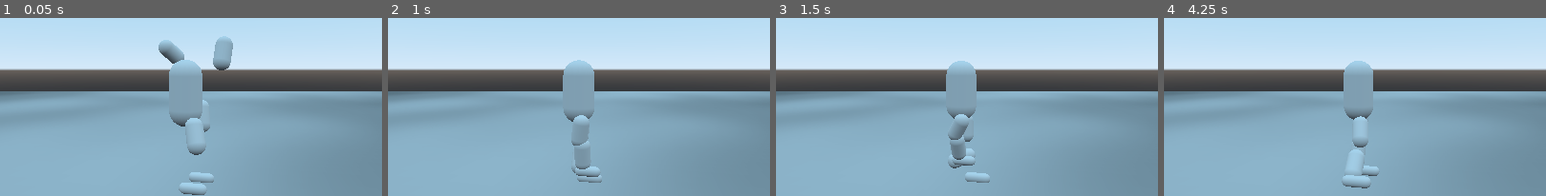
Above: before the commit, frames 1-4 (left to right).
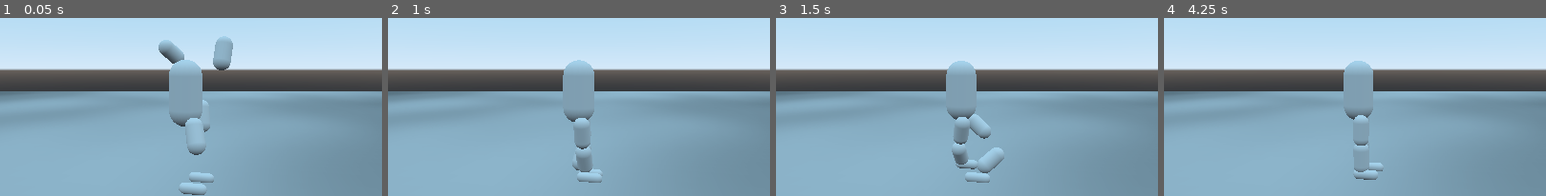
Above: after the commit, the same moments.

Repository: Terkwood/tinker-godot-joint
Game: Godot game, scene res://Main.tscn
The game is run twice, just before and just after one commit, with the same random seed, the same clock (stepped at 60 frames per second) and the same inputs.
Inputs:
- Up to frame 1 (0.05 s): no input
- Up to frame 2 (1 s): hold Right (ui_right) from 0.53 s (still down)
- Up to frame 3 (1.5 s): release Right (ui_right) at 1.28 s; hold Down (ui_down) from 1.28 s (still down)
- Up to frame 4 (4.25 s): release Down (ui_down) at 2.03 s; hold Right (ui_right) 2.03-2.78 s; hold Up (ui_up) 2.78-3.53 s; hold Left (ui_left) from 3.53 s (still down)
The pictures show only the part of the screen within x 26-76%, y 23-73%; the shares and areas given below are measured in that part.

Frame 1 is identical in both runs. In frame 2, 0.8% of the frame differs, in the area x 48-56%, y 54-90%; in frame 3, 1.6%, in the area x 45-60%, y 54-88%; in frame 4, 1.4%.

Commit message:
add layers

Diff:
--- a/Player.gd
+++ b/Player.gd
@@ -58,3 +58,11 @@
 func _handle_foot(body: PhysicsBody):
 	if body == _left_foot or body == _right_foot:
 		_walking.moving_foot = _walking.other_foot()
+
+
+func _on_LeftBoundary_body_entered(body):
+	_handle_foot(body)
+
+
+func _on_RightBoundary_body_entered(body):
+	_handle_foot(body)
--- a/Player.tscn
+++ b/Player.tscn
@@ -54,24 +54,32 @@
 
 [node name="FrontBoundary" type="Area" parent="KinUpperBody"]
 transform = Transform( 1, 0, 0, 0, -1.62921e-07, -1, 0, 1, -1.62921e-07, 0, -5.37544, 2.5 )
+collision_layer = 3
+collision_mask = 3
 
 [node name="CollisionShape" type="CollisionShape" parent="KinUpperBody/FrontBoundary"]
 shape = SubResource( 3 )
 
 [node name="BackBoundary" type="Area" parent="KinUpperBody"]
 transform = Transform( 1, 0, 0, 0, -1.62921e-07, -1, 0, 1, -1.62921e-07, 0, -5.37544, -1.08011 )
+collision_layer = 3
+collision_mask = 3
 
 [node name="CollisionShape" type="CollisionShape" parent="KinUpperBody/BackBoundary"]
 shape = SubResource( 3 )
 
 [node name="LeftBoundary" type="Area" parent="KinUpperBody"]
 transform = Transform( -1.62921e-07, 1, -1.62921e-07, 0, -1.62921e-07, -1, -1, -1.62921e-07, 2.65432e-14, 2.36489, -5.375, 0.694015 )
+collision_layer = 3
+collision_mask = 3
 
 [node name="CollisionShape" type="CollisionShape" parent="KinUpperBody/LeftBoundary"]
 shape = SubResource( 4 )
 
 [node name="RightBoundary" type="Area" parent="KinUpperBody"]
 transform = Transform( -1.62921e-07, 1, -1.62921e-07, 0, -1.62921e-07, -1, -1, -1.62921e-07, 2.65432e-14, -2.36472, -5.375, 0.694 )
+collision_layer = 2
+collision_mask = 2
 
 [node name="CollisionShape" type="CollisionShape" parent="KinUpperBody/RightBoundary"]
 shape = SubResource( 4 )
@@ -177,6 +185,8 @@
 
 [node name="RightFoot" type="KinematicBody" parent="."]
 transform = Transform( 1, 0, 0, 0, 1, 0, 0, 0, 1, 1.11046, 0, 0.734145 )
+collision_layer = 2
+collision_mask = 2
 
 [node name="MeshInstance" type="MeshInstance" parent="RightFoot"]
 mesh = SubResource( 8 )
@@ -190,3 +200,5 @@
 nodes/node_b = NodePath("..")
 [connection signal="body_entered" from="KinUpperBody/FrontBoundary" to="." method="_on_FrontBoundary_body_entered"]
 [connection signal="body_entered" from="KinUpperBody/BackBoundary" to="." method="_on_BackBoundary_body_entered"]
+[connection signal="body_entered" from="KinUpperBody/LeftBoundary" to="." method="_on_LeftBoundary_body_entered"]
+[connection signal="body_entered" from="KinUpperBody/RightBoundary" to="." method="_on_RightBoundary_body_entered"]
